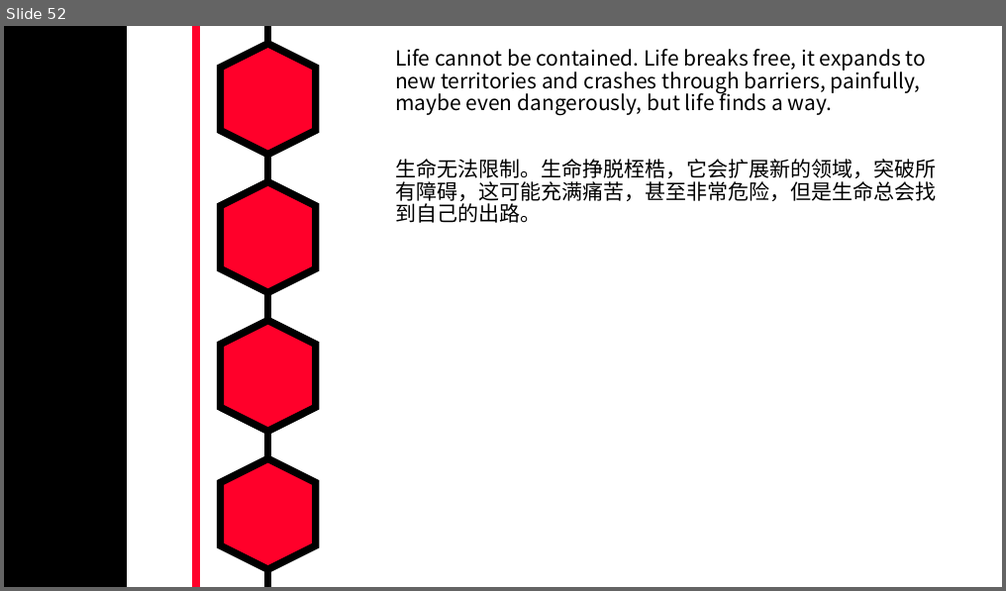
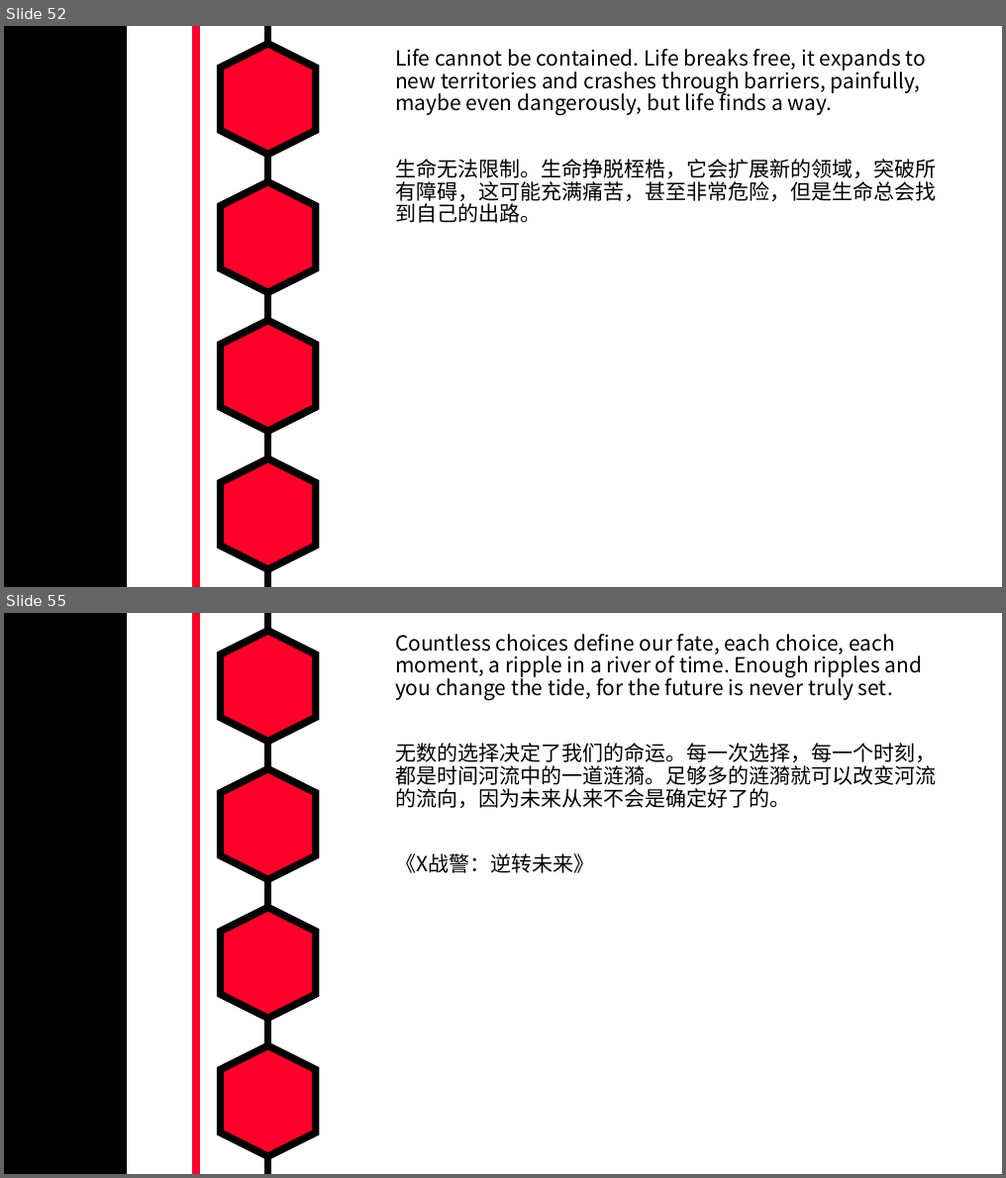
Before and after one commit to MarkShen1992/PPT-template, a slide deck: morning reading/iridescent english sentenses.pptx. Shown one above the other, each under a label of ours: slide 52 before the commit, slides 52 and 55 after it; the slides between them are not shown. The pictures are 1006x591 and 1006x1178 pixels, drawn with LibreOffice and Linux fonts; fonts in the diff are those of the drawing. Boxes give left, top, right and bottom in pixels: in the first picture for what was removed or moved away, otherwise in the second. Text is boxed around its words. In the diff, an @@ line names an element or a change of style, - is before the commit and + after.

```diff
--- a/morning reading/iridescent english sentenses.pptx
+++ b/morning reading/iridescent english sentenses.pptx
@@ slide 55 added at [4, 613, 1002, 1174], background #FFFFFF; not listed: 7 template elements that a slide beside it also shows @@
@@ text added at [395, 634, 937, 873], 20 pt, text #000000 @@
+Countless choices define our fate, each choice, each moment, a ripple in a river of time. Enough ripples and you change the tide, for the future is never truly set.
+无数的选择决定了我们的命运。每一次选择，每一个时刻，都是时间河流中的一道涟漪。足够多的涟漪就可以改变河流的流向，因为未来从来不会是确定好了的。
+《X战警：逆转未来》
```
Also in this commit, not shown: 7 other slides added.
